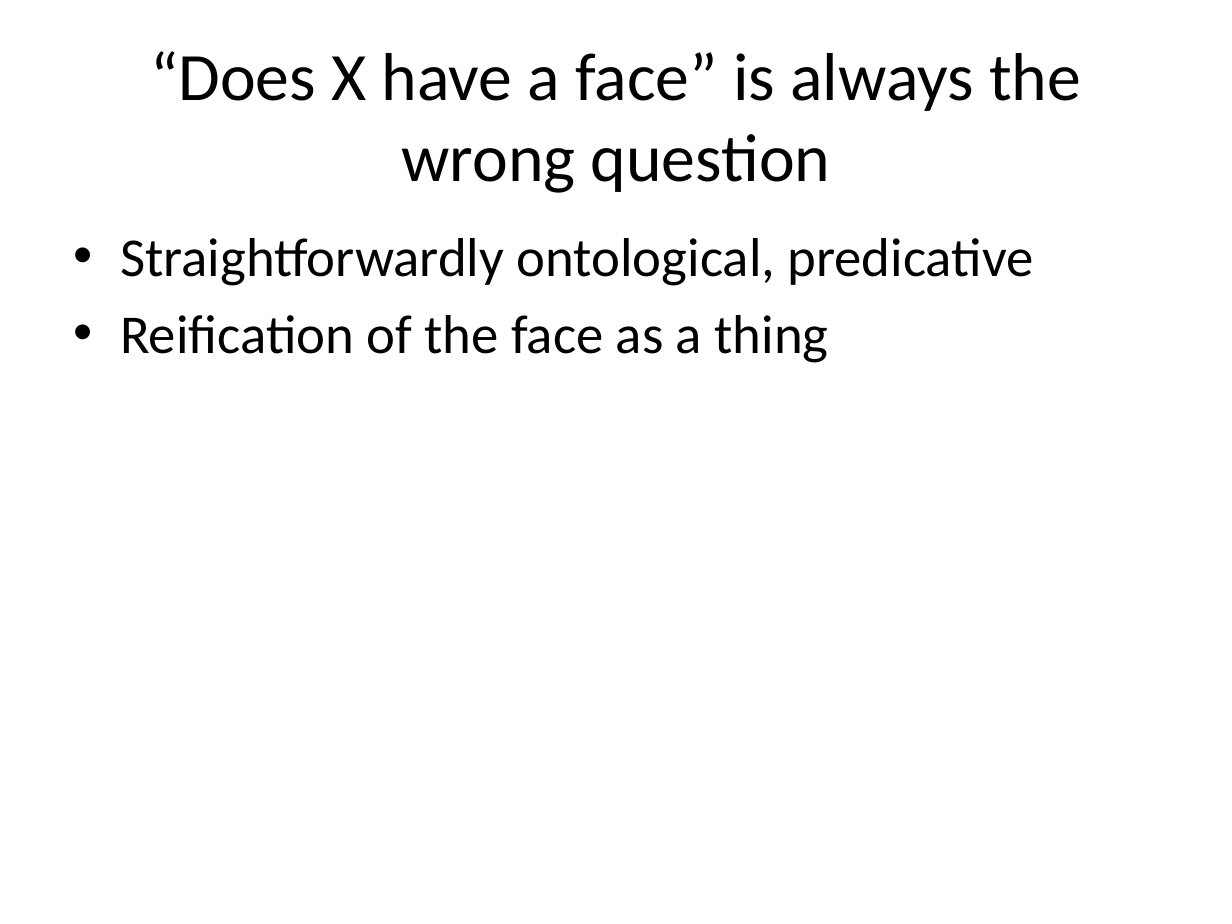
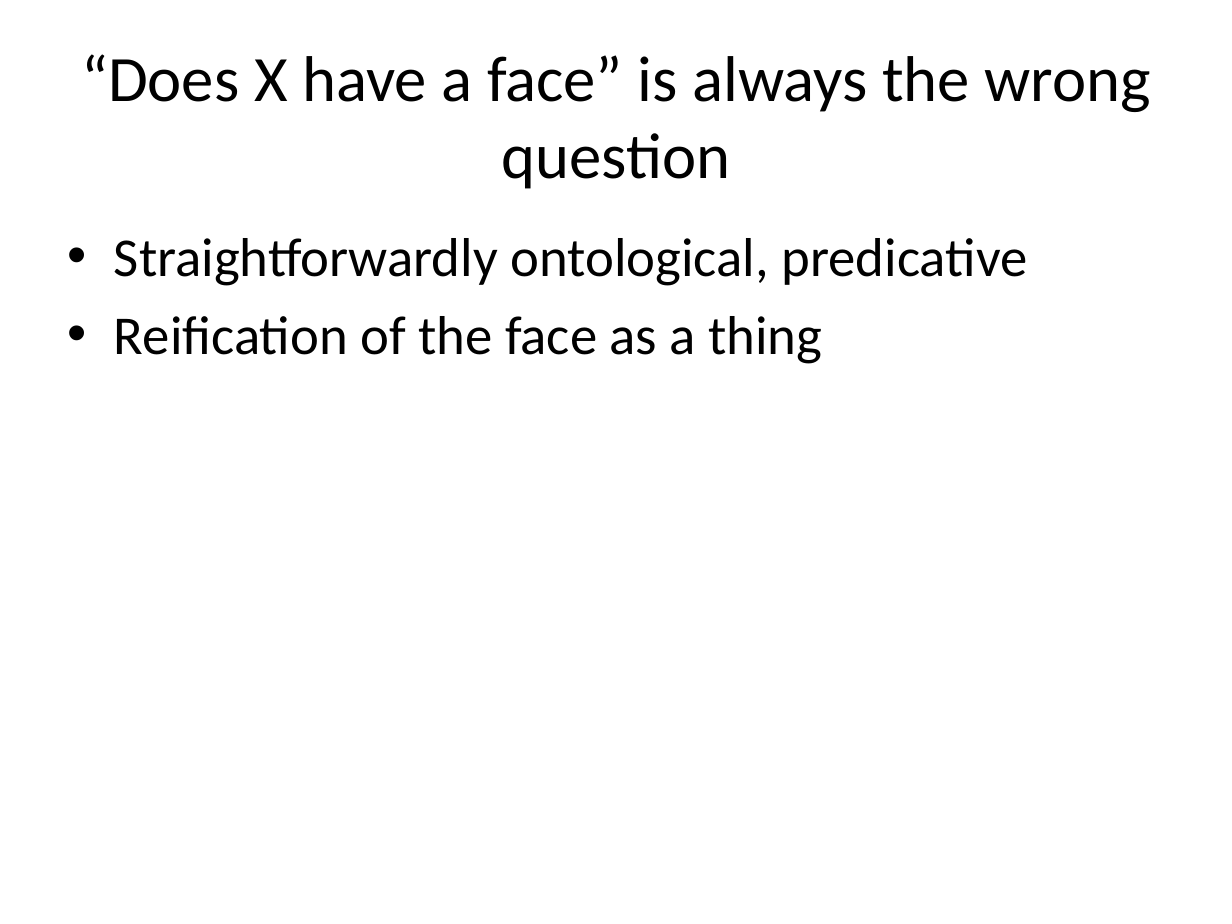
Before and after one commit to mcverter/Dissertation, a slide deck: slide 3 of work/00_NEWEST/KaunsasSol/KaunsasPresentation.pptx (slide 2 before the commit). Drawn at 1232x924 pixels with LibreOffice and Linux fonts; fonts in the diff are those of the drawing. Boxes give left, top, right and bottom in pixels: in the first picture for what was removed or moved away, otherwise in the second. Text is boxed around its words. In the diff, an @@ line names an element or a change of style, - is before the commit and + after.

```diff
--- a/work/00_NEWEST/KaunsasSol/KaunsasPresentation.pptx
+++ b/work/00_NEWEST/KaunsasSol/KaunsasPresentation.pptx
@@ title "“Does X have a face” ..." at [81,54,1150,189]: size 39.6 to 37.8 pt @@
@@ text "Straightforwardly ontological, predicative": place and size @@
-text "Straightforwardly ontological, predicative" at [120,238,1034,363]
+text "Straightforwardly ontological, predicative" at [114,238,1027,364]
```
Also in this commit, not shown: 5 other slides changed, 9 slides added, 1 other file.
